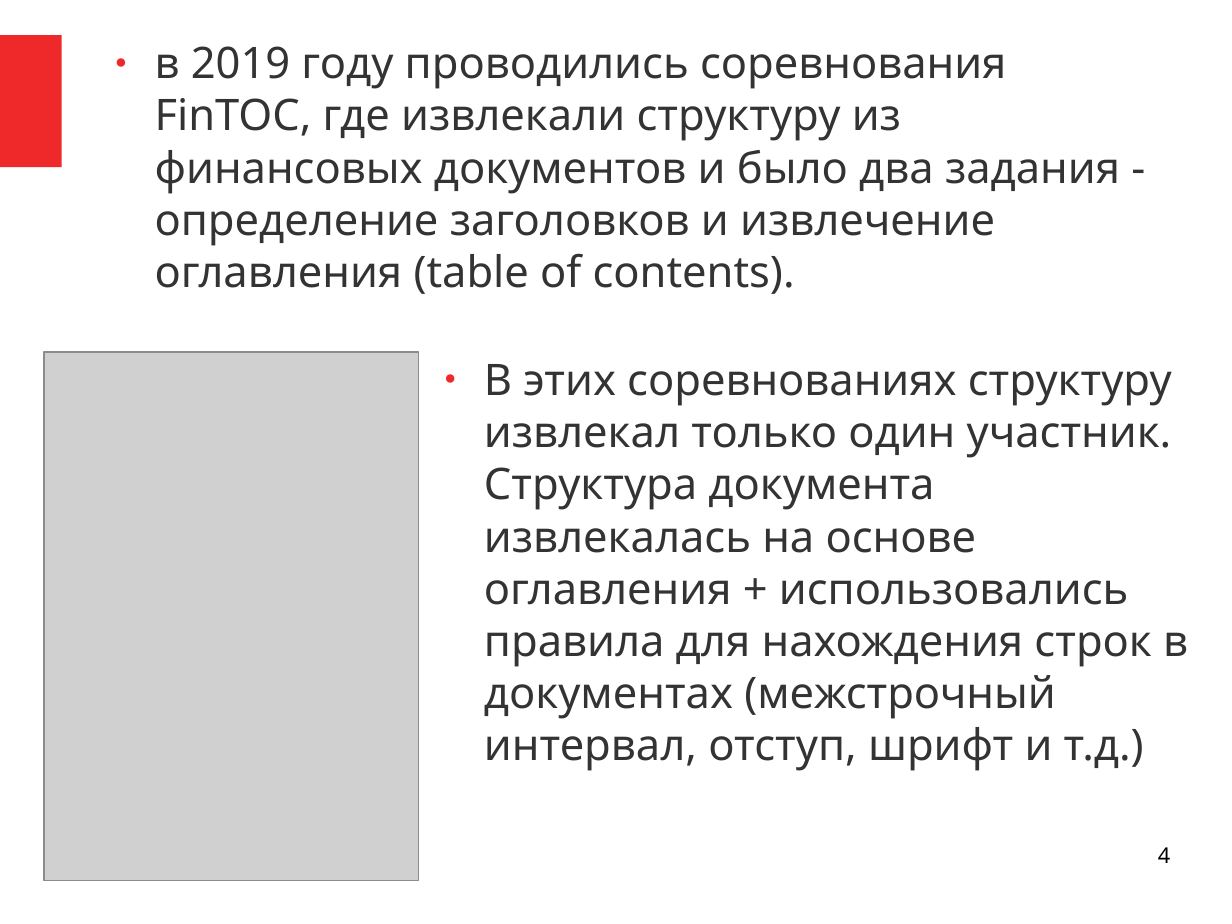
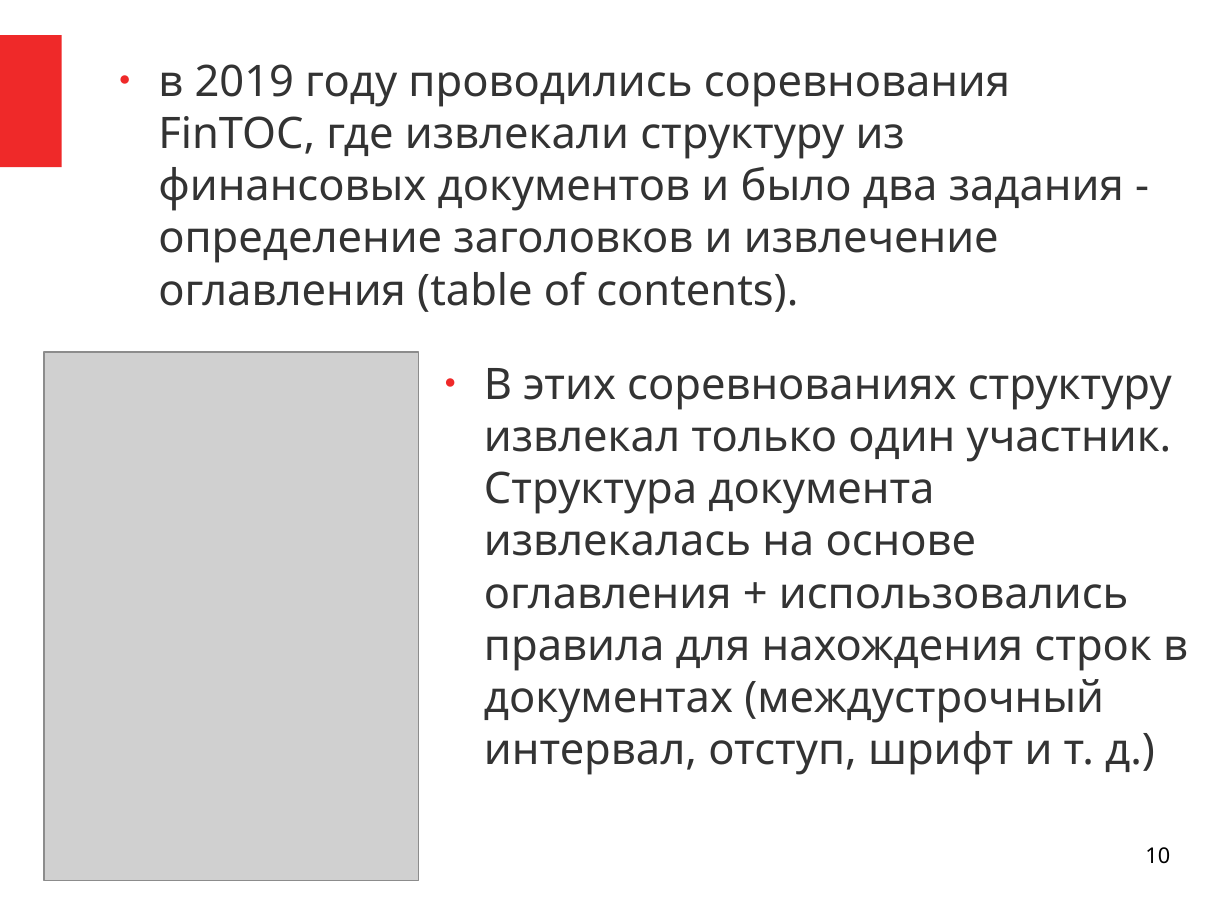
Before and after one commit to NastyBoget/document_structure_extraction, a slide deck: slide 10 of статьи/защита.odp (slide 4 before the commit). Drawn at 1232x924 pixels with LibreOffice and Linux fonts; fonts in the diff are those of the drawing; grey boxes stand for pictures. Boxes give left, top, right and bottom in pixels: in the first picture for what was removed or moved away, otherwise in the second. Text is boxed around its words. In the diff, an @@ line names an element or a change of style, - is before the commit and + after.

```diff
--- a/статьи/защита.odp
+++ b/статьи/защита.odp
@@ text "в 2019 году проводились соревнования ..." moved from (x1=155, y1=46, x2=1120, y2=294) to (x1=158, y1=64, x2=1124, y2=312) @@
@@ text at (x1=484, y1=368, x2=1188, y2=775): text changed @@
-● В этих соревнованиях структуру извлекал только один участник. Структура документа извлекалась на основе оглавления + использовались правила для нахождения строк в документах (межстрочный интервал, отступ, шрифт и т.д.)
+● В этих соревнованиях структуру извлекал только один участник. Структура документа извлекалась на основе оглавления + использовались правила для нахождения строк в документах (междустрочный интервал, отступ, шрифт и т. д.)
@@ page number at (x1=1145, y1=847, x2=1170, y2=864): text changed @@
-4
+10
```
Also in this commit, not shown: 8 other slides changed, 2 slides added, 4 slides removed, 5 other files.
